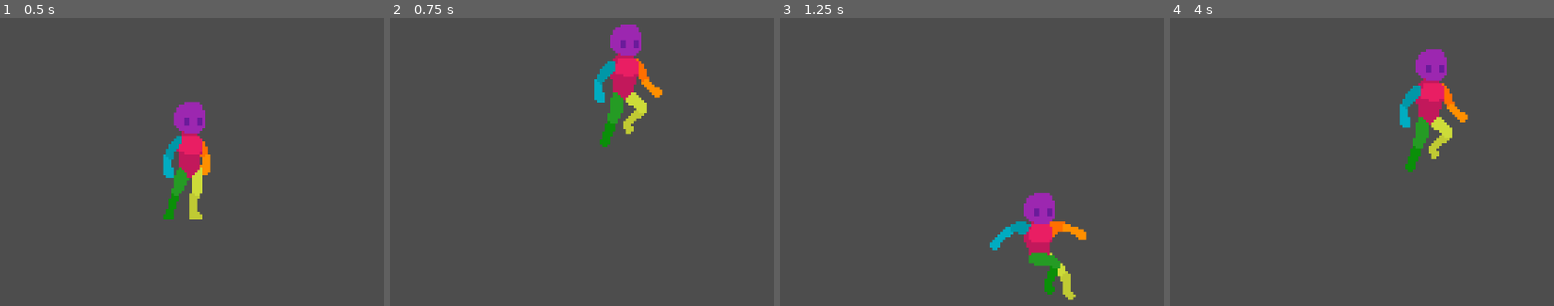
Above: before the commit, frames 1-4 (left to right).
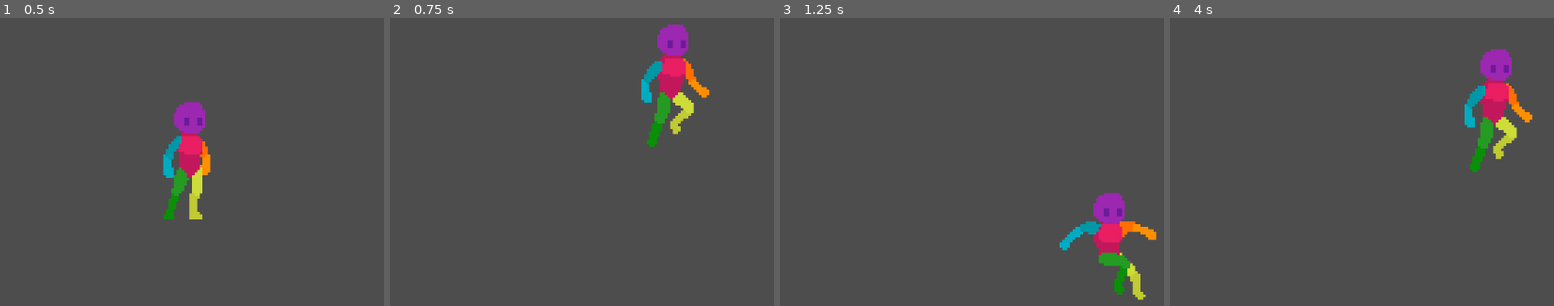
Above: after the commit, the same moments.

Repository: raumonte/Shovel_Gam_Jam
Game: Godot game, scene res://Scenes/Game.tscn
Two runs of this game, one before a commit and one after it. Both use one fixed random seed, a clock stepped at 60 frames per second and the inputs below.
Inputs:
- Up to frame 1 (0.5 s): no input
- Up to frame 2 (0.75 s): tap Enter (ui_accept) at 0.5 s; hold Right (ui_right) from 0.53 s (still down); hold Shift (Ability_1) from 0.53 s (still down)
- Up to frame 3 (1.25 s): keep holding Right (ui_right); keep holding Shift (Ability_1); tap Enter (ui_accept) at 0.77 s; tap Ctrl (Action_1, bound only after the commit) at 0.8 s
- Up to frame 4 (4 s): release Shift (Ability_1) at 1.28 s; tap Ctrl (Action_1, bound only after the commit) at 1.35, 2.3, 2.85, 3.8 s; tap Enter (ui_accept) at 1.52, 3.02, 3.77 s; tap Shift (Ability_1) at 1.55, 3.05 s; release Right (ui_right) at 2.03 s; hold Left (ui_left) 2.03-2.78 s; hold Shift (Ability_1) 2.03-2.78 s; hold Right (ui_right) from 2.78 s (still down); hold Shift (Ability_1) from 3.53 s (still down)

Frame 1 is identical in both runs. In frame 2, 6.5% of the frame differs, in the area x 53-84%, y 2-45%; in frame 3, 5.9%; in frame 4, 6.6%, in the area x 59-95%, y 10-54%.

Commit message:
Added Run functionality
- Added run functionality
- Organized our project files
- Started work on crouch functionality

Diff:
--- a/Scenes/Player.tscn
+++ b/Scenes/Player.tscn
@@ -1,11 +1,13 @@
-[gd_scene load_steps=38 format=3 uid="uid://o2xxutubf1cq"]
+[gd_scene load_steps=58 format=3 uid="uid://o2xxutubf1cq"]
 
 [ext_resource type="Script" uid="uid://djhjrw4rqdd3o" path="res://Scripts/Player.gd" id="1_kyqiw"]
-[ext_resource type="Texture2D" uid="uid://hywcouivxlvk" path="res://Sprites/Placeholder/Idle.png" id="2_nn08x"]
-[ext_resource type="Texture2D" uid="uid://d3omwyj4byee2" path="res://Sprites/Placeholder/Jump.png" id="3_52ee3"]
-[ext_resource type="Texture2D" uid="uid://dj2giutbr0uje" path="res://Sprites/Placeholder/Land on Ground.png" id="4_bhhdu"]
-[ext_resource type="Texture2D" uid="uid://16h1ppvche01" path="res://Sprites/Placeholder/Sprint.png" id="5_megsn"]
-[ext_resource type="Texture2D" uid="uid://dbk2xvwpypuev" path="res://Sprites/Placeholder/Walk.png" id="6_yoq75"]
+[ext_resource type="Texture2D" uid="uid://hywcouivxlvk" path="res://Sprites/Placeholder/Placeholder Player/Idle.png" id="2_nn08x"]
+[ext_resource type="Texture2D" uid="uid://d3omwyj4byee2" path="res://Sprites/Placeholder/Placeholder Player/Jump.png" id="3_52ee3"]
+[ext_resource type="Texture2D" uid="uid://dj2giutbr0uje" path="res://Sprites/Placeholder/Placeholder Player/Land on Ground.png" id="4_bhhdu"]
+[ext_resource type="Texture2D" uid="uid://16h1ppvche01" path="res://Sprites/Placeholder/Placeholder Player/Sprint.png" id="5_megsn"]
+[ext_resource type="Texture2D" uid="uid://dbk2xvwpypuev" path="res://Sprites/Placeholder/Placeholder Player/Walk.png" id="6_yoq75"]
+[ext_resource type="Texture2D" uid="uid://c5scbrusesd4p" path="res://Sprites/Placeholder/Placeholder Player/Crouch (Shrink).png" id="7_bhhdu"]
+[ext_resource type="Texture2D" uid="uid://bwb8rkkjtv8an" path="res://Sprites/Placeholder/Placeholder Player/Crouch Walk.png" id="8_megsn"]
 
 [sub_resource type="AtlasTexture" id="AtlasTexture_ksbbd"]
 atlas = ExtResource("2_nn08x")
@@ -242,17 +244,161 @@
 radius = 7.0
 height = 44.0
 
+[sub_resource type="AtlasTexture" id="AtlasTexture_yoq75"]
+atlas = ExtResource("7_bhhdu")
+region = Rect2(0, 0, 128, 128)
+
+[sub_resource type="AtlasTexture" id="AtlasTexture_m0x7a"]
+atlas = ExtResource("7_bhhdu")
+region = Rect2(128, 0, 128, 128)
+
+[sub_resource type="AtlasTexture" id="AtlasTexture_5v66d"]
+atlas = ExtResource("7_bhhdu")
+region = Rect2(256, 0, 128, 128)
+
+[sub_resource type="AtlasTexture" id="AtlasTexture_x63xi"]
+atlas = ExtResource("7_bhhdu")
+region = Rect2(384, 0, 128, 128)
+
+[sub_resource type="AtlasTexture" id="AtlasTexture_i2e8t"]
+atlas = ExtResource("8_megsn")
+region = Rect2(0, 0, 128, 128)
+
+[sub_resource type="AtlasTexture" id="AtlasTexture_opqna"]
+atlas = ExtResource("8_megsn")
+region = Rect2(128, 0, 128, 128)
+
+[sub_resource type="AtlasTexture" id="AtlasTexture_00okb"]
+atlas = ExtResource("8_megsn")
+region = Rect2(256, 0, 128, 128)
+
+[sub_resource type="AtlasTexture" id="AtlasTexture_6hr71"]
+atlas = ExtResource("8_megsn")
+region = Rect2(384, 0, 128, 128)
+
+[sub_resource type="AtlasTexture" id="AtlasTexture_y6y60"]
+atlas = ExtResource("8_megsn")
+region = Rect2(512, 0, 128, 128)
+
+[sub_resource type="AtlasTexture" id="AtlasTexture_vmcrb"]
+atlas = ExtResource("8_megsn")
+region = Rect2(640, 0, 128, 128)
+
+[sub_resource type="AtlasTexture" id="AtlasTexture_teras"]
+atlas = ExtResource("8_megsn")
+region = Rect2(768, 0, 128, 128)
+
+[sub_resource type="AtlasTexture" id="AtlasTexture_8p516"]
+atlas = ExtResource("8_megsn")
+region = Rect2(896, 0, 128, 128)
+
+[sub_resource type="AtlasTexture" id="AtlasTexture_fvoow"]
+atlas = ExtResource("7_bhhdu")
+region = Rect2(384, 0, 128, 128)
+
+[sub_resource type="AtlasTexture" id="AtlasTexture_v5fqo"]
+atlas = ExtResource("7_bhhdu")
+region = Rect2(256, 0, 128, 128)
+
+[sub_resource type="AtlasTexture" id="AtlasTexture_yf17c"]
+atlas = ExtResource("7_bhhdu")
+region = Rect2(128, 0, 128, 128)
+
+[sub_resource type="AtlasTexture" id="AtlasTexture_awd2i"]
+atlas = ExtResource("7_bhhdu")
+region = Rect2(0, 0, 128, 128)
+
+[sub_resource type="SpriteFrames" id="SpriteFrames_o2sks"]
+animations = [{
+"frames": [{
+"duration": 1.0,
+"texture": SubResource("AtlasTexture_yoq75")
+}, {
+"duration": 1.0,
+"texture": SubResource("AtlasTexture_m0x7a")
+}, {
+"duration": 1.0,
+"texture": SubResource("AtlasTexture_5v66d")
+}, {
+"duration": 1.0,
+"texture": SubResource("AtlasTexture_x63xi")
+}],
+"loop": false,
+"name": &"Crouch",
+"speed": 4.0
+}, {
+"frames": [{
+"duration": 1.0,
+"texture": SubResource("AtlasTexture_i2e8t")
+}, {
+"duration": 1.0,
+"texture": SubResource("AtlasTexture_opqna")
+}, {
+"duration": 1.0,
+"texture": SubResource("AtlasTexture_00okb")
+}, {
+"duration": 1.0,
+"texture": SubResource("AtlasTexture_6hr71")
+}, {
+"duration": 1.0,
+"texture": SubResource("AtlasTexture_y6y60")
+}, {
+"duration": 1.0,
+"texture": SubResource("AtlasTexture_vmcrb")
+}, {
+"duration": 1.0,
+"texture": SubResource("AtlasTexture_teras")
+}, {
+"duration": 1.0,
+"texture": SubResource("AtlasTexture_8p516")
+}],
+"loop": true,
+"name": &"Crouch Walk",
+"speed": 5.0
+}, {
+"frames": [{
+"duration": 1.0,
+"texture": SubResource("AtlasTexture_fvoow")
+}, {
+"duration": 1.0,
+"texture": SubResource("AtlasTexture_v5fqo")
+}, {
+"duration": 1.0,
+"texture": SubResource("AtlasTexture_yf17c")
+}, {
+"duration": 1.0,
+"texture": SubResource("AtlasTexture_awd2i")
+}],
+"loop": false,
+"name": &"Stand",
+"speed": 5.0
+}]
+
+[sub_resource type="CapsuleShape2D" id="CapsuleShape2D_3rw25"]
+radius = 7.0
+height = 22.0
+
 [node name="Player" type="CharacterBody2D"]
 script = ExtResource("1_kyqiw")
 
 [node name="Player Sprite" type="AnimatedSprite2D" parent="."]
 position = Vector2(2, -27)
 sprite_frames = SubResource("SpriteFrames_opqna")
-animation = &"Land"
+animation = &"Idle"
 autoplay = "Idle"
-frame = 3
-frame_progress = 0.780082
 
 [node name="Player Collision" type="CollisionShape2D" parent="."]
 position = Vector2(0, -22)
 shape = SubResource("CapsuleShape2D_00okb")
+
+[node name="Player Sprite Crouch" type="AnimatedSprite2D" parent="."]
+visible = false
+position = Vector2(0, -27)
+sprite_frames = SubResource("SpriteFrames_o2sks")
+animation = &"Crouch Walk"
+frame_progress = 0.386071
+
+[node name="Player Collision Crouch" type="CollisionShape2D" parent="."]
+visible = false
+position = Vector2(0, -12)
+shape = SubResource("CapsuleShape2D_3rw25")
--- a/Scripts/Player.gd
+++ b/Scripts/Player.gd
@@ -2,9 +2,27 @@
 
 const SPEED = 150.0
 const JUMP_VELOCITY = -350.0
-var RunSpeed = 100.0
+var RunSpeedincrease = 2.0
+var CrouchSpeeddecrease = 0.5
 
 @onready var player_sprite: AnimatedSprite2D = $"Player Sprite"
+@onready var player_collision: CollisionShape2D = $"Player Collision"
+@onready var player_sprite_crouch: AnimatedSprite2D = $"Player Sprite Crouch"
+@onready var player_collision_crouch: CollisionShape2D = $"Player Collision Crouch"
+
+func enable_crouch_player():
+	player_sprite.hide()
+	player_sprite_crouch.show()
+	player_sprite_crouch.play("Crouch")
+	player_collision.hide()
+	player_collision_crouch.show()
+
+func disable_crouch_player():
+	player_sprite_crouch.hide()
+	player_sprite.show()
+	player_sprite_crouch.play("Stand")
+	player_collision_crouch.hide()
+	player_collision.show()
 
 func _physics_process(delta: float) -> void:
 	# Add the gravity.
@@ -25,22 +43,24 @@
 	elif direction < 0:
 			player_sprite.flip_h = true
 
+
 	#Play Animations
 	if is_on_floor():
 		if direction == 0:
 			player_sprite.play("Idle")
+		elif direction != 0 and Input.is_action_pressed("Ability_1"):
+			player_sprite.play("Run")
+		elif direction != 0 and Input.is_action_pressed("Action_1"):
+			player_sprite_crouch.play("Crouch Walk")
 		elif direction != 0:
 			player_sprite.play("Walk")
-		elif direction != 0 and Input.is_action_pressed("Ability_1"):
-			player_sprite.play("Run")
-			print("Running")
 	else:
 		player_sprite.play("Jump")
 
-	if direction:
+	if direction and Input.is_action_pressed("Ability_1"):
+		velocity.x = direction * SPEED * RunSpeedincrease
+	elif direction:
 		velocity.x = direction * SPEED
-	elif direction and Input.is_action_pressed("Ability_1"):
-		velocity.x = direction * SPEED + RunSpeed
 	else:
 		velocity.x = move_toward(velocity.x, 0, SPEED)
 
--- a/main_menu.tscn
+++ b/main_menu.tscn
@@ -1,9 +1,9 @@
 [gd_scene load_steps=5 format=3 uid="uid://c4iuh5umr33ig"]
 
-[ext_resource type="Texture2D" uid="uid://bvu7q7rqyxr4p" path="res://Sprites/Placeholder/backgroundColorDesert.png" id="1_jix8l"]
-[ext_resource type="Texture2D" uid="uid://66amlwxq8toc" path="res://Sprites/Placeholder/platformPack_tile049.png" id="2_glbon"]
-[ext_resource type="Texture2D" uid="uid://dpldp0nytw5x1" path="res://Sprites/Placeholder/platformPack_tile050.png" id="3_nlkkf"]
-[ext_resource type="Texture2D" uid="uid://mjcn8keimjvp" path="res://Sprites/Placeholder/platformPack_tile052.png" id="4_qe12f"]
+[ext_resource type="Texture2D" uid="uid://bvu7q7rqyxr4p" path="res://Sprites/Placeholder/Placeholder UI Art/backgroundColorDesert.png" id="1_jix8l"]
+[ext_resource type="Texture2D" uid="uid://66amlwxq8toc" path="res://Sprites/Placeholder/Placeholder UI Art/platformPack_tile049.png" id="2_glbon"]
+[ext_resource type="Texture2D" uid="uid://dpldp0nytw5x1" path="res://Sprites/Placeholder/Placeholder UI Art/platformPack_tile050.png" id="3_nlkkf"]
+[ext_resource type="Texture2D" uid="uid://mjcn8keimjvp" path="res://Sprites/Placeholder/Placeholder UI Art/platformPack_tile052.png" id="4_qe12f"]
 
 [node name="Main Menu" type="Control"]
 layout_mode = 3
--- a/project.godot
+++ b/project.godot
@@ -14,6 +14,10 @@
 run/main_scene="uid://cfgqnqo7htj7k"
 config/features=PackedStringArray("4.4", "GL Compatibility")
 config/icon="res://Sprites/icon.svg"
+
+[editor]
+
+movie_writer/movie_file="C:/Users/gonza/Videos/Captures/Godot_Clips.avi"
 
 [input]
 
@@ -47,6 +51,12 @@
 , Object(InputEventJoypadButton,"resource_local_to_scene":false,"resource_name":"","device":-1,"button_index":7,"pressure":0.0,"pressed":false,"script":null)
 ]
 }
+Action_1={
+"deadzone": 0.5,
+"events": [Object(InputEventKey,"resource_local_to_scene":false,"resource_name":"","device":-1,"window_id":0,"alt_pressed":false,"shift_pressed":false,"ctrl_pressed":false,"meta_pressed":false,"pressed":false,"keycode":0,"physical_keycode":4194326,"key_label":0,"unicode":0,"location":0,"echo":false,"script":null)
+, Object(InputEventJoypadButton,"resource_local_to_scene":false,"resource_name":"","device":-1,"button_index":8,"pressure":0.0,"pressed":false,"script":null)
+]
+}
 
 [rendering]
 
Binary file added: Sprites/Placeholder/Placeholder Player/Crouch (Shrink).png
Not shown, changed: Sprites/Placeholder/Placeholder Player/Crouch (Shrink).png.import
Binary file added: Sprites/Placeholder/Placeholder Player/Crouch Walk.png
Not shown, added: Sprites/Placeholder/Placeholder Player/Crouch Walk.png.import
Renamed: Sprites/Placeholder/Idle.png -> Sprites/Placeholder/Placeholder Player/Idle.png
Not shown, changed: Sprites/Placeholder/Placeholder Player/Idle.png.import
Renamed: Sprites/Placeholder/Jump.png -> Sprites/Placeholder/Placeholder Player/Jump.png
Not shown, changed: Sprites/Placeholder/Placeholder Player/Jump.png.import
Renamed: Sprites/Placeholder/Land on Ground.png -> Sprites/Placeholder/Placeholder Player/Land on Ground.png
Not shown, changed: Sprites/Placeholder/Placeholder Player/Land on Ground.png.import
Renamed: Sprites/Placeholder/Sprint.png -> Sprites/Placeholder/Placeholder Player/Sprint.png
Not shown, changed: Sprites/Placeholder/Placeholder Player/Sprint.png.import
(and 12 more such lines)
